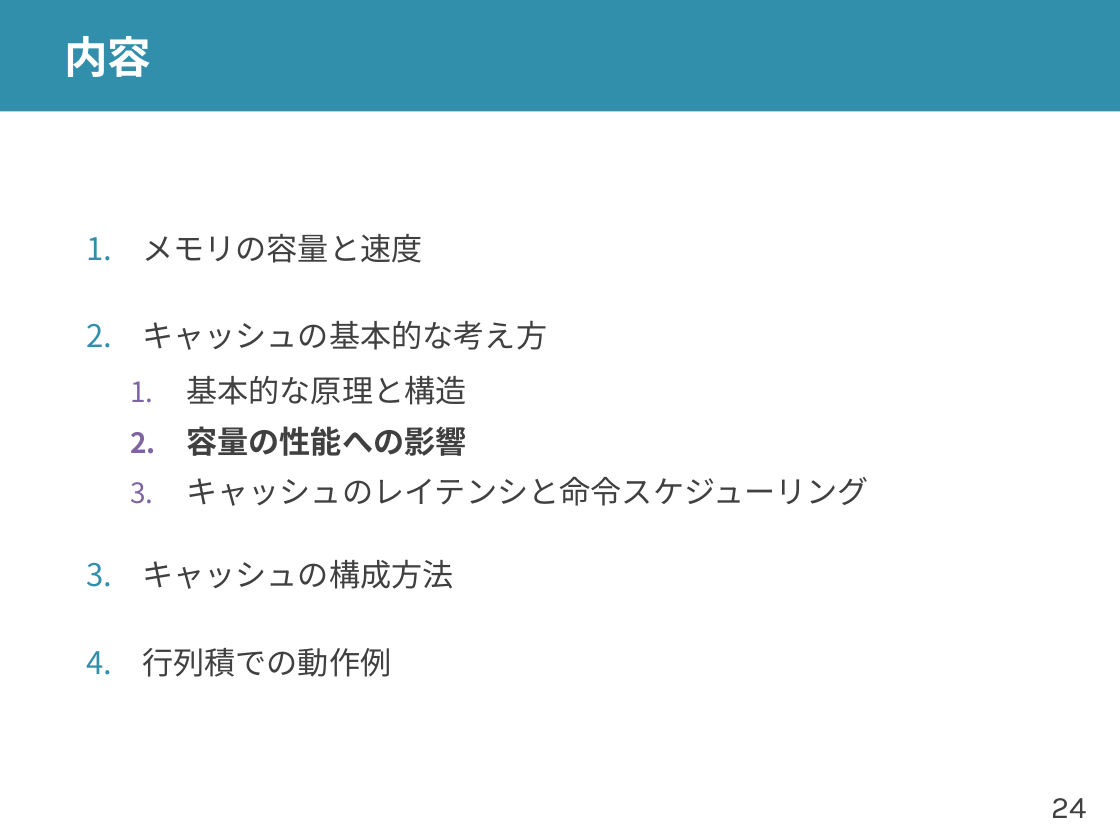
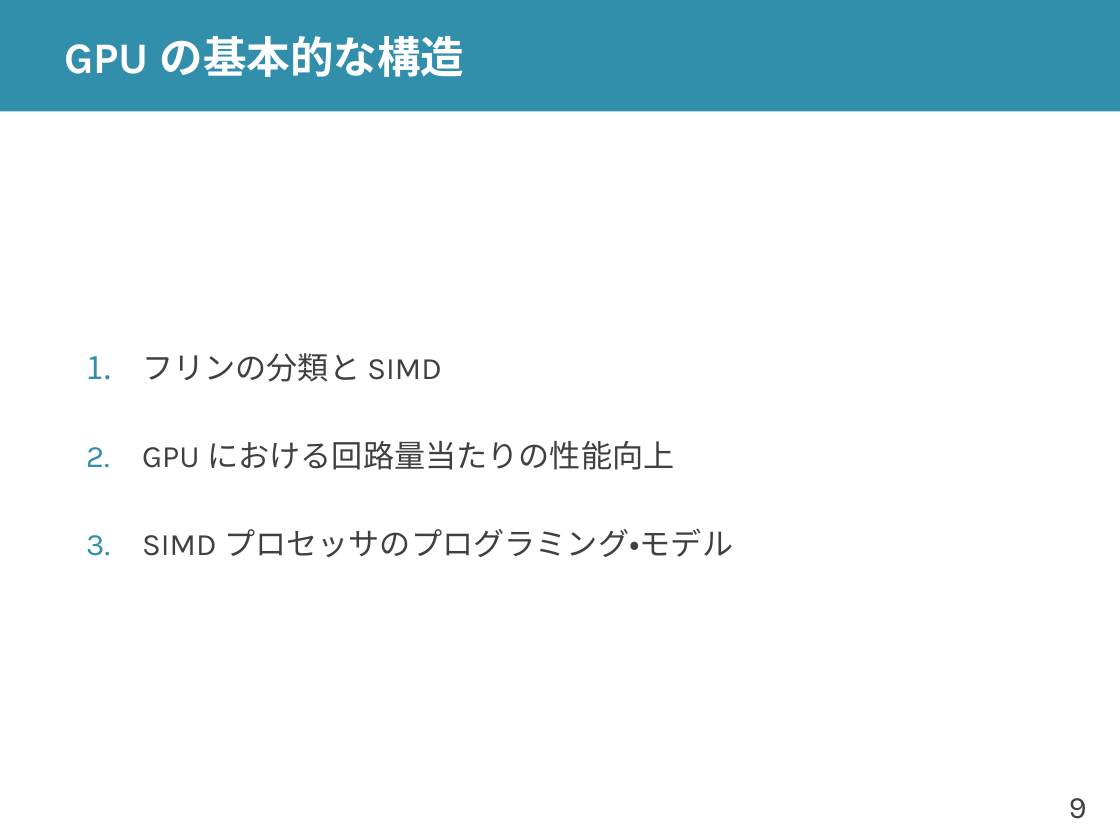
Before and after one commit to shioyadan/advanced-computer-organization, a slide deck: slide 9 of aco-shioya-12.pptx (slide 24 before the commit). Drawn at 1120x840 pixels with LibreOffice and Linux fonts; fonts in the diff are those of the drawing. Boxes give left, top, right and bottom in pixels: in the first picture for what was removed or moved away, otherwise in the second. Text is boxed around its words. In the diff, an @@ line names an element or a change of style, - is before the commit and + after.

```diff
--- a/aco-shioya-12.pptx
+++ b/aco-shioya-12.pptx
@@ title at (64,36,465,77): text changed @@
-内容
+GPU の基本的な構造
@@ text at (142,353,733,557): text changed @@
-1. メモリの容量と速度
-2. キャッシュの基本的な考え方
-  1. 基本的な原理と構造
-  2. 容量の性能への影響
-  3. キャッシュのレイテンシと命令スケジューリング
-3. キャッシュの構成方法
-4. 行列積での動作例
+1. フリンの分類と SIMD
+2. GPU における回路量当たりの性能向上
+3. SIMD プロセッサのプログラミング・モデル
@@ page number at (1069,798,1087,819): text changed @@
-24
+9
```
Also in this commit, not shown: 26 other slides changed, 43 slides added, 74 slides removed, 8 other files.
